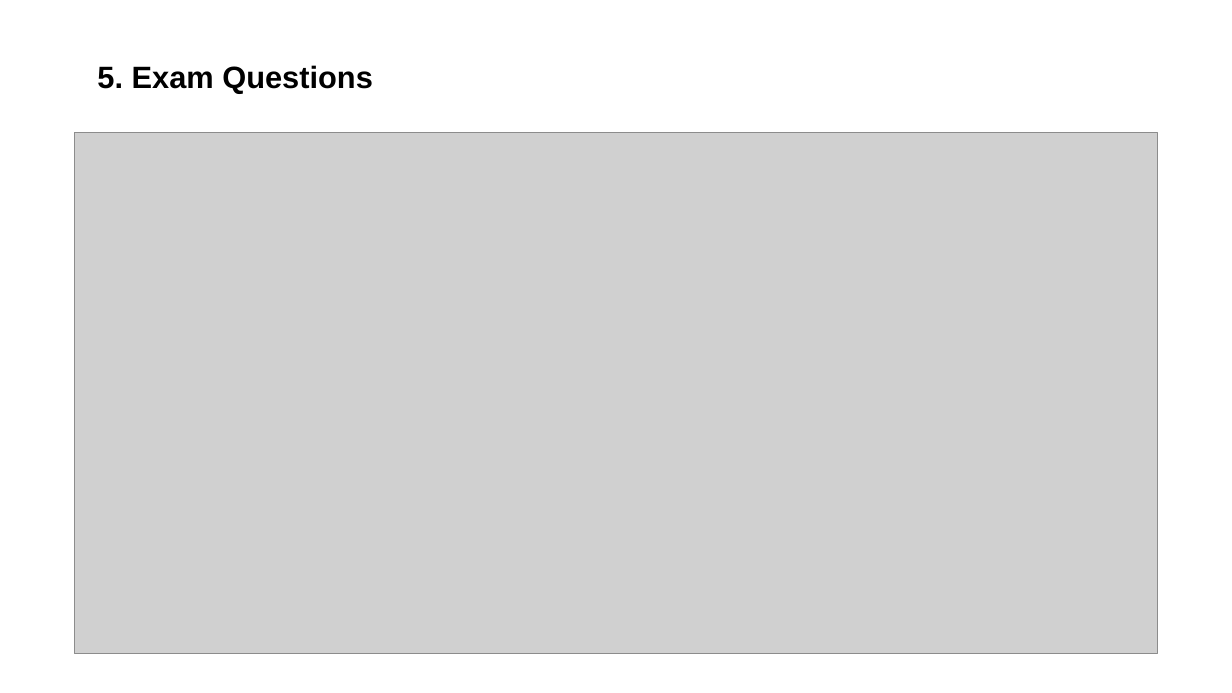
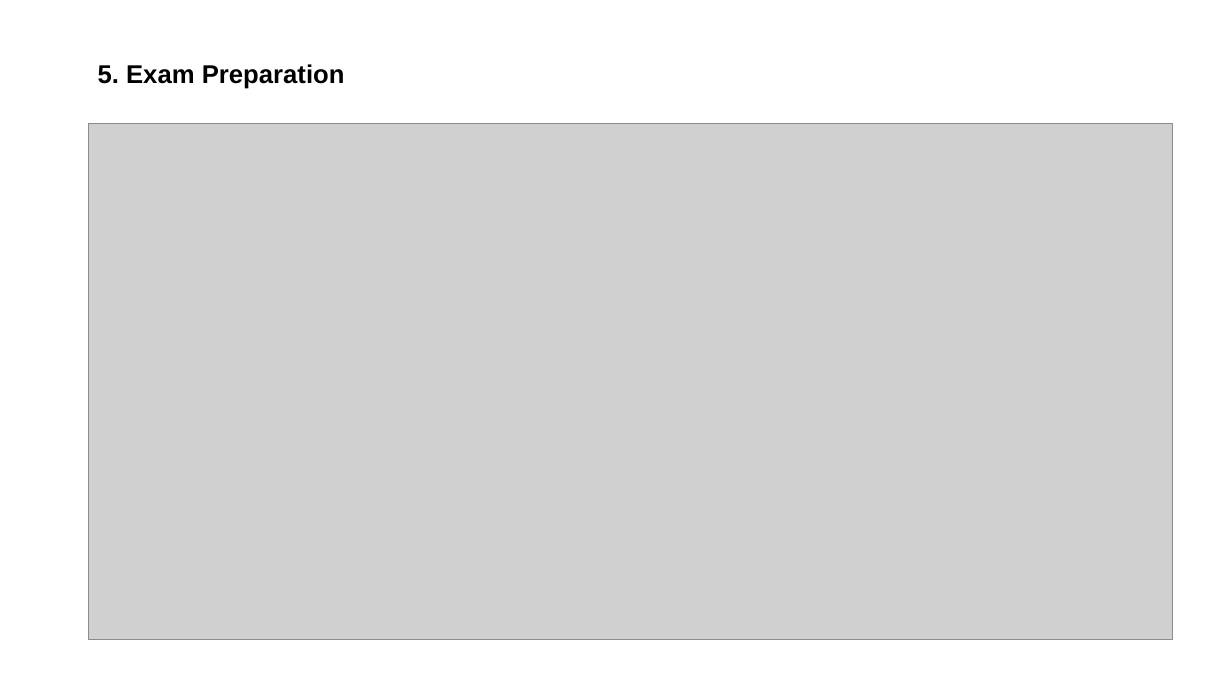
Before and after one commit to Swapnika2229/LearnEase-AI, a slide deck: slide 17 of LearnEase_AI_Project_Presentation.pptx. Drawn at 1232x693 pixels with LibreOffice and Linux fonts; fonts in the diff are those of the drawing; grey boxes stand for pictures. Boxes give left, top, right and bottom in pixels: in the first picture for what was removed or moved away, otherwise in the second. Text is boxed around its words. In the diff, an @@ line names an element or a change of style, - is before the commit and + after.

```diff
--- a/LearnEase_AI_Project_Presentation.pptx
+++ b/LearnEase_AI_Project_Presentation.pptx
@@ text at (98,64,345,89): text changed; size 24 to 20 pt @@
-5. Exam Questions
+5. Exam Preparation
@@ picture: place and size @@
-picture at (75,133,1158,654)
+picture at (89,124,1173,640)
```
Also in this commit, not shown: 4 other slides changed, 5 slides added, 2 slides removed.
